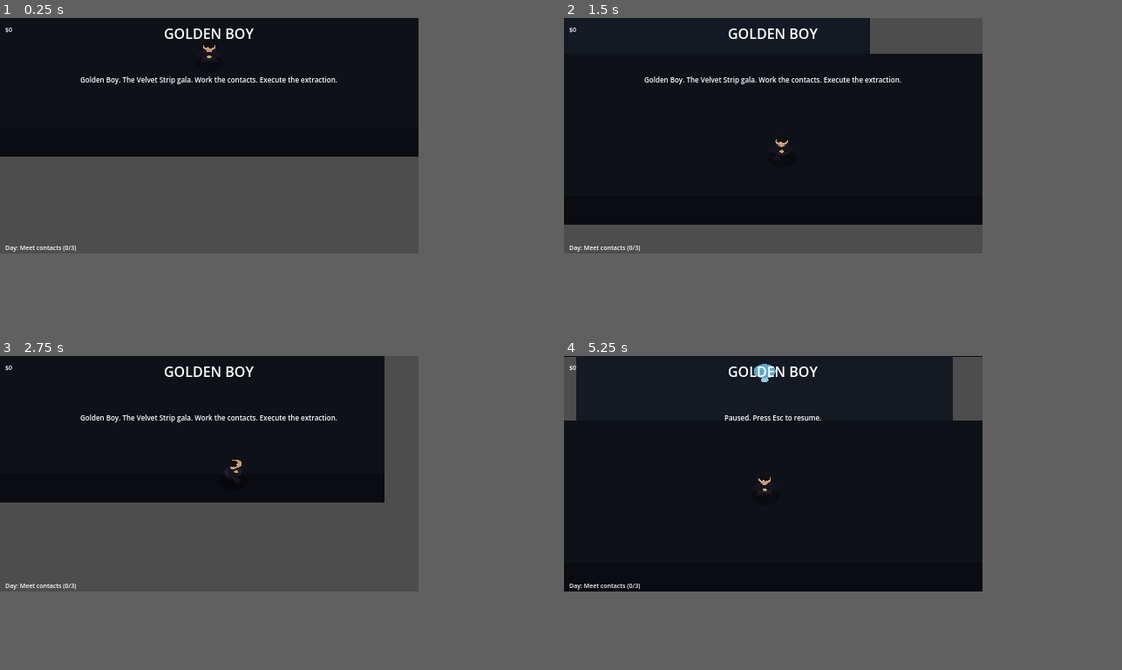
Above: before the commit, frames 1-4 (two rows, left to right).
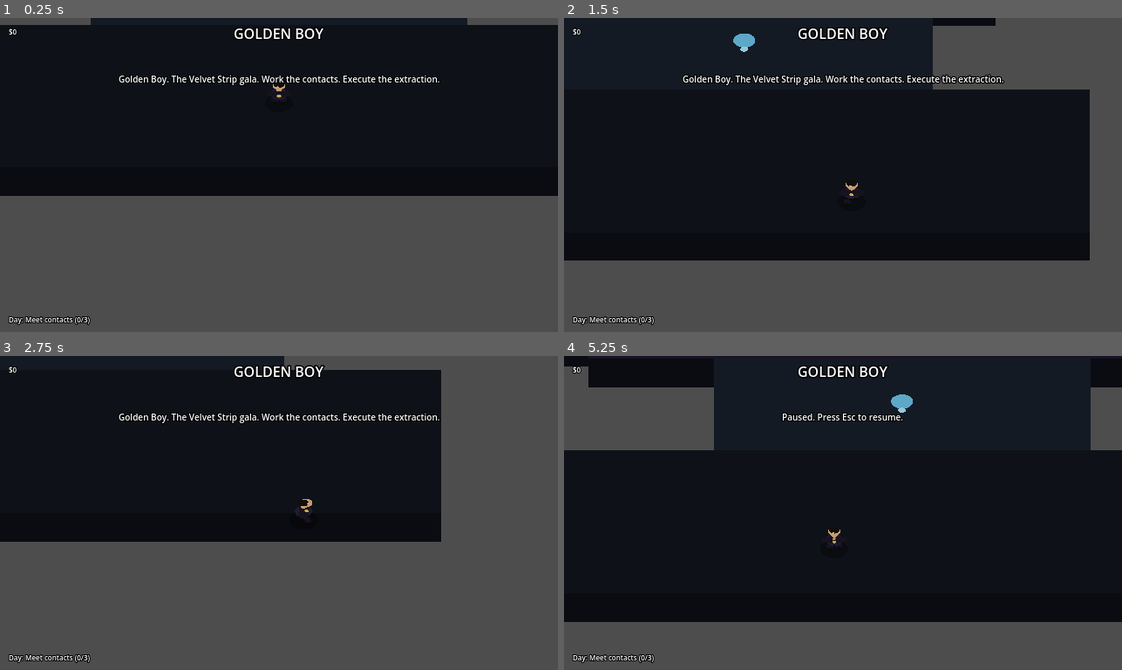
Above: after the commit, the same moments.

Repository: TheJohnCipher/golden_boy_3d_orthographic_closecam
Game: Godot game, scene res://scenes/main.tscn
Same seed, same stepped clock (60 frames per second), same inputs: the game is played once before the commit and once after it.
Inputs:
- Up to frame 1 (0.25 s): no input
- Up to frame 2 (1.5 s): hold D (move_right) 0.53-1.28 s; hold E (interact) 0.53-1.28 s; tap Shift (sprint, bound only after the commit) at 0.8, 1.35 s; hold S (move_back) from 1.28 s (still down)
- Up to frame 3 (2.75 s): tap E (interact) at 1.55 s; release S (move_back) at 2.03 s; hold D (move_right) from 2.03 s (still down); hold E (interact) from 2.03 s (still down); tap Shift (sprint, bound only after the commit) at 2.3 s
- Up to frame 4 (5.25 s): release D (move_right) at 2.78 s; release E (interact) at 2.78 s; hold W (move_forward) 2.78-3.53 s; tap Tab (phase_switch) at 2.85 s; tap E (interact) at 3.05, 4.35 s; hold Shift (sprint, bound only after the commit) 3.53-4.28 s; hold A (move_left) 3.53-5.03 s; tap P (pause) at 4.15 s; tap F11 (toggle_fullscreen) at 4.9 s; hold S (move_back) from 5.03 s (still down); hold Shift (sprint, bound only after the commit) from 5.03 s (still down)
The window is 480x270 before the commit and 640x360 after it. Grey fills any space a smaller window leaves; there, only what the larger window draws over its background counts as a difference.

The runs differ from the first frame. In frame 1, 25% of the frame differs, in the area x 0-100%, y 0-98%; in frame 2, 23%; in frame 3, 17%; in frame 4, 36%.

Commit message:
Fix world_2d.gd syntax, NPC typed arrays, and map rendering logic

Diff:
--- a/scenes/hud_2d.tscn
+++ b/scenes/hud_2d.tscn
@@ -9,11 +9,13 @@
 anchors_preset = 5
 anchor_left = 0.5
 anchor_right = 0.5
-offset_left = -90.0
+offset_left = -100.0
 offset_top = 6.0
-offset_right = 90.0
+offset_right = 100.0
 offset_bottom = 29.0
 grow_horizontal = 2
+theme_override_colors/font_outline_color = Color(0, 0, 0, 1)
+theme_override_constants/outline_size = 6
 theme_override_font_sizes/font_size = 16
 text = "GOLDEN BOY"
 horizontal_alignment = 1
@@ -22,20 +24,24 @@
 anchors_preset = 2
 anchor_top = 1.0
 anchor_bottom = 1.0
-offset_left = 6.0
-offset_top = -24.0
+offset_left = 10.0
+offset_top = -28.0
 offset_right = 400.0
-offset_bottom = -1.0
+offset_bottom = -8.0
 grow_vertical = 0
-theme_override_font_sizes/font_size = 7
+theme_override_colors/font_outline_color = Color(0, 0, 0, 1)
+theme_override_constants/outline_size = 4
+theme_override_font_sizes/font_size = 8
 vertical_alignment = 2
 
 [node name="Money" type="Label" parent="."]
-offset_left = 6.0
-offset_top = 8.0
+offset_left = 10.0
+offset_top = 10.0
 offset_right = 100.0
-offset_bottom = 20.0
-theme_override_font_sizes/font_size = 7
+offset_bottom = 30.0
+theme_override_colors/font_outline_color = Color(0, 0, 0, 1)
+theme_override_constants/outline_size = 4
+theme_override_font_sizes/font_size = 8
 
 [node name="Message" type="Label" parent="."]
 anchors_preset = 5
@@ -44,9 +50,11 @@
 offset_left = -165.0
 offset_top = 60.0
 offset_right = 165.0
-offset_bottom = 83.0
+offset_bottom = 80.0
 grow_horizontal = 2
-theme_override_font_sizes/font_size = 8
+theme_override_colors/font_outline_color = Color(0, 0, 0, 1)
+theme_override_constants/outline_size = 5
+theme_override_font_sizes/font_size = 10
 horizontal_alignment = 1
 vertical_alignment = 1
 
@@ -56,24 +64,28 @@
 anchor_top = 1.0
 anchor_right = 1.0
 anchor_bottom = 1.0
-offset_left = -150.0
-offset_top = -32.0
-offset_right = -10.0
-offset_bottom = -9.0
+offset_left = -180.0
+offset_top = -38.0
+offset_right = -10.0 # Keep this to define the right edge
+offset_bottom = -18.0
 grow_horizontal = 0
 grow_vertical = 0
-theme_override_font_sizes/font_size = 7
+theme_override_colors/font_outline_color = Color(0, 0, 0, 1)
+theme_override_constants/outline_size = 4
+theme_override_font_sizes/font_size = 8
 horizontal_alignment = 2
 
 [node name="PhaseHint" type="Label" parent="."]
 anchors_preset = 2
 anchor_top = 1.0
 anchor_bottom = 1.0
-offset_left = 6.0
+offset_left = 10.0
 offset_top = -14.0
 offset_right = 150.0
-offset_bottom = -3.0
+offset_bottom = -2.0
 grow_vertical = 0
+theme_override_colors/font_outline_color = Color(0, 0, 0, 1)
+theme_override_constants/outline_size = 2
 theme_override_font_sizes/font_size = 6
 
 [node name="SuspicionBar" type="ColorRect" parent="."]
@@ -82,8 +94,8 @@
 anchor_top = 1.0
 anchor_right = 1.0
 anchor_bottom = 1.0
-offset_left = -150.0
-offset_top = -18.0
+offset_left = -180.0
+offset_top = -20.0
 offset_right = -10.0
 offset_bottom = -12.0
 grow_horizontal = 0
@@ -92,8 +104,8 @@
 
 [node name="Fill" type="ColorRect" parent="SuspicionBar"]
 layout_mode = 0
-offset_right = 140.0
-offset_bottom = 6.0
+offset_right = 170.0 # This is the max width, will be scaled by script
+offset_bottom = 8.0 # This is the height, will be scaled by script
 
 [node name="PromptPanel" type="Control" parent="."]
 anchors_preset = 0
@@ -101,15 +113,17 @@
 anchor_top = 1.0
 anchor_right = 0.5
 anchor_bottom = 1.0
-offset_top = -35.0
-offset_bottom = -35.0
+offset_top = -50.0
+offset_bottom = -50.0
 grow_horizontal = 2
 grow_vertical = 0
 
 [node name="Prompt" type="Label" parent="PromptPanel"]
 layout_mode = 0
-offset_left = -90.0
-offset_right = 90.0
+offset_left = -100.0
+offset_right = 100.0
 offset_bottom = 23.0
-theme_override_font_sizes/font_size = 8
+theme_override_colors/font_outline_color = Color(0, 0, 0, 1)
+theme_override_constants/outline_size = 4
+theme_override_font_sizes/font_size = 10
 horizontal_alignment = 1
--- a/scenes/main.tscn
+++ b/scenes/main.tscn
@@ -7,4 +7,3 @@
 script = ExtResource("1_world_script")
 
 [node name="Level" parent="." unique_id=1551781726 instance=ExtResource("2_0wfyh")]
-position = Vector2(0, 0)
--- a/scripts/hud_2d.gd
+++ b/scripts/hud_2d.gd
@@ -15,10 +15,19 @@
 
 func setup(p_mission: Node) -> void:
 	mission = p_mission
-	mission.state_changed.connect(update_ui)
-	update_ui()
+	if not mission.is_connected("state_changed", update_ui):
+		mission.state_changed.connect(update_ui)
+	if is_node_ready():
+		update_ui()
+
+func _ready() -> void:
+	if mission:
+		update_ui()
 
 func update_ui() -> void:
+	if mission == null or not is_node_ready() or title == null:
+		return
+
 	objective.text = mission.current_objective
 	money.text     = "$" + str(mission.money)
 
@@ -35,6 +44,9 @@
 	phase_hint.visible = (mission.phase == "day" and not mission.is_failed)
 
 func show_temporary_message(txt: String) -> void:
+	if not is_node_ready():
+		return
+
 	message.text = txt
 	message.visible = true
 	await get_tree().create_timer(4.0).timeout
@@ -42,6 +54,9 @@
 		message.visible = false
 
 func set_prompt(txt: String) -> void:
+	if not is_node_ready() or prompt_box == null:
+		return
+
 	if txt == "":
 		prompt_box.visible = false
 	else:
--- a/scripts/npc_2d.gd
+++ b/scripts/npc_2d.gd
@@ -121,11 +121,16 @@
 			pts.append(Vector2(cos(a), sin(a)) * detect_radius)
 
 		# Dynamic color based on alertness
-		var calm_col = Color(1.0, 1.0, 1.0, 0.05)
-		var alert_col = Color(1.0, 0.2, 0.15, 0.15) if role == "guard" else Color(1.0, 0.6, 0.2, 0.12)
+		var calm_col = Color(1.0, 1.0, 1.0, 0.04)
+		var alert_col = Color(1.0, 0.1, 0.1, 0.25) if role == "guard" else Color(1.0, 0.7, 0.1, 0.2)
 		var cc = calm_col.lerp(alert_col, _alert_level)
 
 		draw_polygon(pts, PackedColorArray([cc]))
+
+		# Add a sharp outline to the cone for quality feel
+		var line_col = cc
+		line_col.a = clamp(cc.a * 2.0, 0.1, 0.4)
+		draw_polyline(pts, line_col, 1.0, true)
 
 	# Body circle + direction nub
 	draw_circle(Vector2.ZERO, 7.0, _body_color)
--- a/scripts/world_2d.gd
+++ b/scripts/world_2d.gd
@@ -69,7 +69,10 @@
 	# Viewport mode keeps pixels sharp; EXPAND fills non-standard aspect ratios
 	win.content_scale_mode = Window.CONTENT_SCALE_MODE_VIEWPORT
 	win.content_scale_aspect = Window.CONTENT_SCALE_ASPECT_EXPAND
-	win.content_scale_size = Vector2i(480, 270)
+	win.content_scale_size = Vector2i(640, 360)
+
+	# Ensure the game world textures stay blocky and sharp, not blurry
+	texture_filter = CanvasItem.TEXTURE_FILTER_NEAREST
 
 	var scr := DisplayServer.window_get_current_screen()
 	# Set window position and size to match the display before entering fullscreen
@@ -105,11 +108,20 @@
 	hud.show_temporary_message(txt)
 
 func _apply_phase_visibility() -> void:
-	for npc in contact_npcs: npc.visible = (mission.phase == "day")
-	for npc in civilian_npcs: npc.visible = (mission.phase == "day")
-	if target_npc: target_npc.visible = (mission.phase == "night")
-	for npc in guard_npcs: npc.visible = (mission.phase == "night")
-	if extraction_marker: extraction_marker.visible = (mission.phase == "night" and mission.takedown_done)
+	var is_day = (mission.phase == "day")
+	var is_night = (mission.phase == "night")
+
+	for npc in contact_npcs:
+		if is_instance_valid(npc): npc.visible = is_day
+	for npc in civilian_npcs:
+		if is_instance_valid(npc): npc.visible = is_day
+	for npc in guard_npcs:
+		if is_instance_valid(npc): npc.visible = is_night
+
+	if is_instance_valid(target_npc):
+		target_npc.visible = is_night
+	if is_instance_valid(extraction_marker):
+		extraction_marker.visible = (is_night and mission.takedown_done)
 
 func _fail_mission(reason: String) -> void:
 	_show_message("MISSION FAILED: " + reason)
@@ -117,7 +129,7 @@
 
 # ── NPCs ──────────────────────────────────────────────────────────────────────
 func _update_prompt() -> void:
-	if mission.is_failed or mission.is_complete: return
+	if mission.is_failed or mission.is_complete or hud == null: return
 	for npc in npc_root.get_children():
 		if npc.can_interact(player) or npc.is_takedown_reachable(player):
 			hud.set_prompt("[ E ] " + ("Talk to " if npc.role == "contact" else "Takedown ") + npc.npc_name)
@@ -214,7 +226,8 @@
 	var map = {
 		"move_left": KEY_A, "move_right": KEY_D, "move_forward": KEY_W, "move_back": KEY_S,
 		"interact": KEY_E, "phase_switch": KEY_TAB, "restart_level": KEY_R,
-		"toggle_fullscreen": KEY_F11, "pause": KEY_P, "toggle_mouse_capture": KEY_ESCAPE
+		"toggle_fullscreen": KEY_F11, "pause": KEY_P, "toggle_mouse_capture": KEY_ESCAPE,
+		"sprint": KEY_SHIFT
 	}
 	for act in map:
 		if not InputMap.has_action(act):
